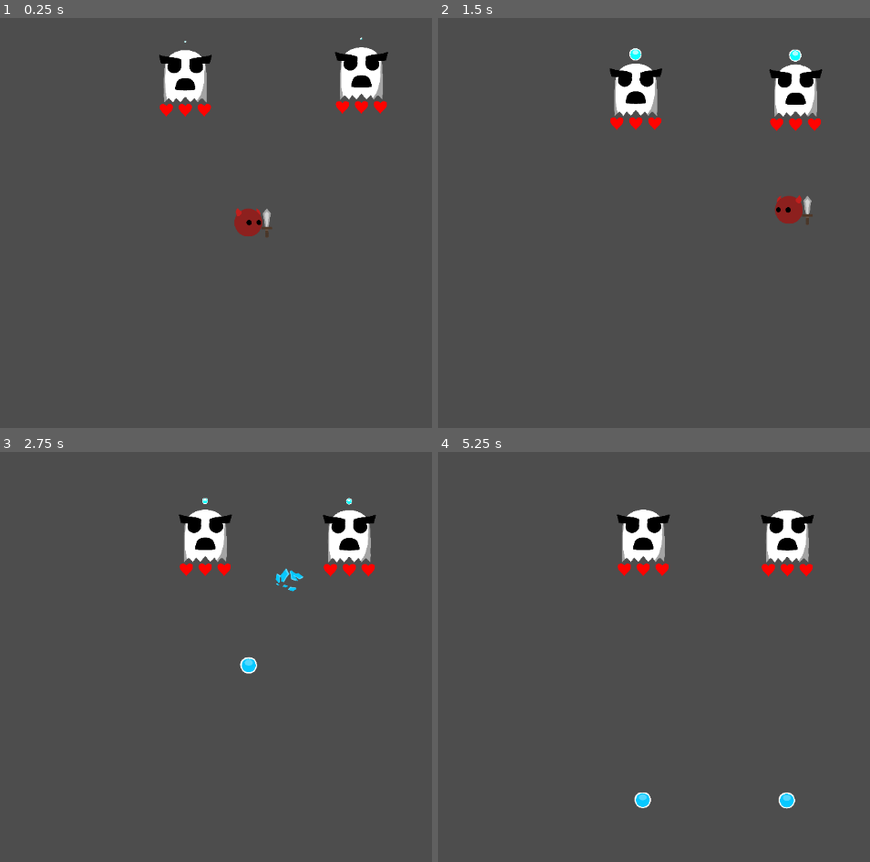
Above: before the commit, frames 1-4 (two rows, left to right).
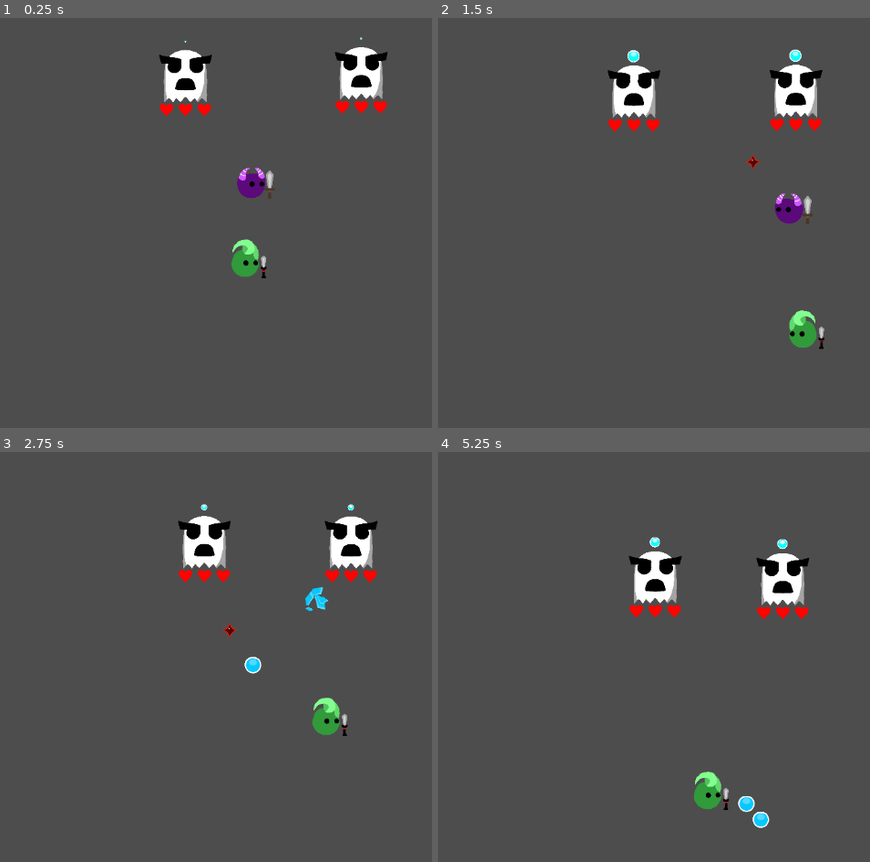
Above: after the commit, the same moments.

Repository: HoneyPony/impish-descent-future
Game: Godot game, scene res://Game.tscn
Same seed, same stepped clock (60 frames per second), same inputs: the game is played once before the commit and once after it.
Inputs (mouse positions are in pixels of both pictures, inside the frame that each line leads up to):
- Up to frame 1 (0.25 s): no input
- Up to frame 2 (1.5 s): move the mouse to (848, 202) at 0.52 s; hold D (player_right) 0.53-1.28 s; move the mouse to (541, 243) at 1.27 s
- Up to frame 3 (2.75 s): move the mouse to (319, 566) at 2.02 s; hold D (player_right) from 2.03 s (still down)
- Up to frame 4 (5.25 s): move the mouse to (649, 739) at 2.77 s; move the mouse to (outside the picture) at 3.52 s; release D (player_right) at 3.53 s; move the mouse to (468, 595) at 4.27 s; move the mouse to (723, 657) at 5.02 s

The runs differ from the first frame. In frame 1, 1.6% of the frame differs, in the area x 36-90%, y 4-64%; in frame 2, 1.8%; in frame 3, 3.4%; in frame 4, 5.8%, in the area x 41-88%, y 14-92%.

Commit message:
Implement sword cleric

Diff:
--- a/GS.gd
+++ b/GS.gd
@@ -40,9 +40,11 @@
 var valid_imps = [
 	[Class.Brawler, Item.Sword],
 	[Class.Brawler, Item.Dagger],
+	[Class.Brawler, Item.Mace],
 	[Class.Mage, Item.Staff],
 	[Class.Mage, Item.Dagger],
 	[Class.Cleric, Item.Staff],
+	[Class.Cleric, Item.Sword],
 	[Class.Summoner, Item.Scythe],
 ]
 
--- a/SpawnImps.gd
+++ b/SpawnImps.gd
@@ -3,7 +3,8 @@
 
 # Called when the node enters the scene tree for the first time.
 func _ready():
-	GS.spawn_imp(get_parent(), GS.valid_imps[0], global_position)
+	GS.spawn_imp(get_parent(), GS.valid_imps[6], global_position)
+	GS.spawn_imp(get_parent(), GS.valid_imps[4], global_position)
 	#GS.spawn_imp(get_parent(), GS.valid_imps[4], global_position)
 	#GS.spawn_imp(get_parent(), GS.valid_imps[4], global_position)
 	#GS.spawn_imp(get_parent(), GS.valid_imps[3], global_position)
--- a/buffs/buff_projectile.gd
+++ b/buffs/buff_projectile.gd
@@ -5,10 +5,13 @@
 var buff_source = null
 
 # IMPORTANT: ALL  PROJECTILES MUST IMPLEMENT THIS
-func hit_target():
+func hit_target(target):
 	# Reset to None so we don't help more than one player
 	buff = GS.Buff.None
 	die()
+
+func killed_target(target):
+	pass
 
 func die():
 	var particle = GS.EnemyProjectile1Particle.instantiate()
--- a/enemies/enemy_projectile_1.gd
+++ b/enemies/enemy_projectile_1.gd
@@ -8,9 +8,14 @@
 
 const SPEED = 512
 
+# Projectiles can't hit twice.
+var slowness = 10.0
+
 # IMPORTANT: ALL ENEMY PROJECTILES MUST IMPLEMENT THIS
-func hit_target():
+func hit_target(target):
 	die()
+func killed_target(target):
+	pass
 
 func die():
 	var particle = GS.EnemyProjectile1Particle.instantiate()
--- a/enemies/simple_ghost.gd
+++ b/enemies/simple_ghost.gd
@@ -1,6 +1,7 @@
 extends CharacterBody2D
 
 var health: int = 6
+var max_health: int = 6
 
 var current_projectile = null
 
@@ -54,14 +55,15 @@
 		return
 
 	# Call hit_target() first in case the damage gets buffed.
-	body.hit_target()
+	body.hit_target(self)
 	health -= body.damage
 
 
 	# Time out collision
-	collision_timeouts[body] = 0.5
+	collision_timeouts[body] = body.slowness
 
 	if health <= 0:
 		if current_projectile != null and not current_projectile.fired:
 			current_projectile.die()
+		body.killed_target(self)
 		queue_free()
--- a/hazard/player_melee_hazard.gd
+++ b/hazard/player_melee_hazard.gd
@@ -2,7 +2,22 @@
 
 @export var damage: int = 2
 
-func hit_target():
+var only_half_health: bool = false
+var upgrades_on_kill: bool = false
+
+var slowness = 1.0
+
+func killed_target(target):
+	if upgrades_on_kill:
+		get_parent().melee_base_damage += 1
+
+func hit_target(target):
+	if only_half_health:
+		if target.health * 2 > target.max_health:
+			damage = 0
+			# Don't use up damage buffs in this case
+			return
+
 	# When we hit the target, see if we get a damage buff from the player.
 	# Note that this means that melee attacks that miss don't use up damage
 	# buffs.
--- a/hazard/player_projectile1.gd
+++ b/hazard/player_projectile1.gd
@@ -4,11 +4,17 @@
 
 var damage: int = 1
 
+# Projectiles can't hit twice.
+var slowness = 10.0
+
 @onready var sprite = $Sprite
 
 # IMPORTANT: ALL  PROJECTILES MUST IMPLEMENT THIS
-func hit_target():
+func hit_target(target):
 	die()
+
+func killed_target(target):
+	pass
 
 func die():
 	var particle = GS.EnemyProjectile1Particle.instantiate()
--- a/players/player.gd
+++ b/players/player.gd
@@ -86,6 +86,8 @@
 			tex = preload("res://players/scythe.png")
 		GS.Item.Dagger:
 			tex = preload("res://players/dagger.png")
+		GS.Item.Mace:
+			tex = preload("res://players/mace.png")
 		_:
 			print("Oops, we don't support that item yet")
 
@@ -109,6 +111,9 @@
 
 	body_sprite.texture = tex
 	current_class = klass
+
+# general buff to melee speed
+const MELEE_GENERAL_BUFF = 1.2
 
 # Computes intrinsic class-based properties before we get to the effects of
 # relics.
@@ -123,6 +128,9 @@
 				GS.Item.Dagger:
 					melee_base_damage = 1
 					action_speed *= 2.0
+				GS.Item.Mace:
+					melee_base_damage = 5
+					$Item.only_half_health = true
 
 		GS.Class.Mage:
 			goal = Goals.GOAL_RANGED
@@ -132,6 +140,14 @@
 		GS.Class.Cleric:
 			goal = Goals.GOAL_BUFF
 			buff_target_buff = GS.Buff.Shield
+
+			match current_item:
+				GS.Item.Sword:
+					melee_base_damage = 1
+					# This enemy doesn't get the buff.
+					action_speed *= 0.75 / MELEE_GENERAL_BUFF
+					goal = Goals.GOAL_MELEE
+					$Item.upgrades_on_kill = true
 		GS.Class.Summoner:
 			# Summoner can't do anything but get hit by default.
 			goal = Goals.GOAL_NONE
@@ -190,10 +206,18 @@
 	render_buffs()
 
 	# General melee buff: Increase our action speed because melee is hard.
-	action_speed *= 1.2
+	if goal == Goals.GOAL_MELEE:
+		action_speed *= MELEE_GENERAL_BUFF
 
 	# The melee collision is only on when we are attacking melee.
 	melee_collision_shape.disabled = true
+
+	$Item.slowness = 1.0 / action_speed
+
+func target_meets_goals(enemy) -> bool:
+	if $Item.only_half_health:
+		return enemy.health * 2 <= enemy.max_health
+	return true
 
 func _physics_process(delta):
 	# Uncomment this if we want to animate the item
@@ -281,11 +305,21 @@
 		if not bodies.is_empty():
 			var closest = bodies[0]
 			var dist = (bodies[0].global_position - global_position).length_squared()
+			var meets_goals = target_meets_goals(bodies[0])
 			for i in range(1, bodies.size()):
 				var newdist = (bodies[i].global_position - global_position).length_squared()
-				if newdist < dist:
+				var new_meets_goals = target_meets_goals(bodies[i])
+
+				var better = false
+				if new_meets_goals and not meets_goals:
+					better = true
+				else:
+					better = newdist < dist
+
+				if better:
 					closest = bodies[i]
 					dist = newdist
+					meets_goals = new_meets_goals
 
 			# Move to a random position near the targetted enemy. This hooks into
 			# the target_noise system so that we at once:
@@ -393,7 +427,7 @@
 
 
 func _on_hazard_body_entered(body):
-	body.hit_target()
+	body.hit_target(self)
 	# TODO: Check shields, etc
 	on_hit()
 
@@ -419,7 +453,7 @@
 		if buffs[i] == GS.Buff.None and body.buff != GS.Buff.None:
 			buffs[i] = body.buff
 			render_buffs()
-			body.hit_target()
+			body.hit_target(self)
 			return
 
 func has_empty_buff():
Binary file added: players/mace.png
Not shown, added: players/mace.png.import
Not shown, added: players/mace.kra
Not shown, added: players/mace.kra~
